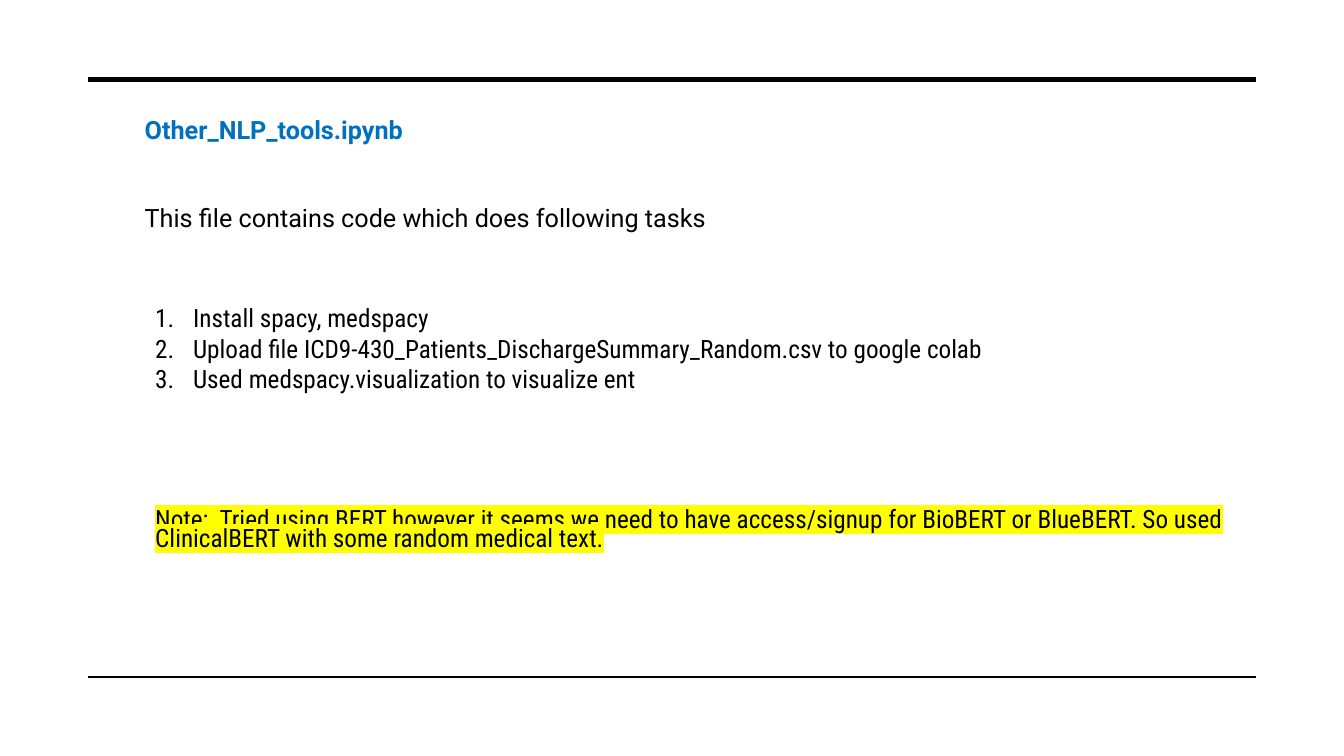
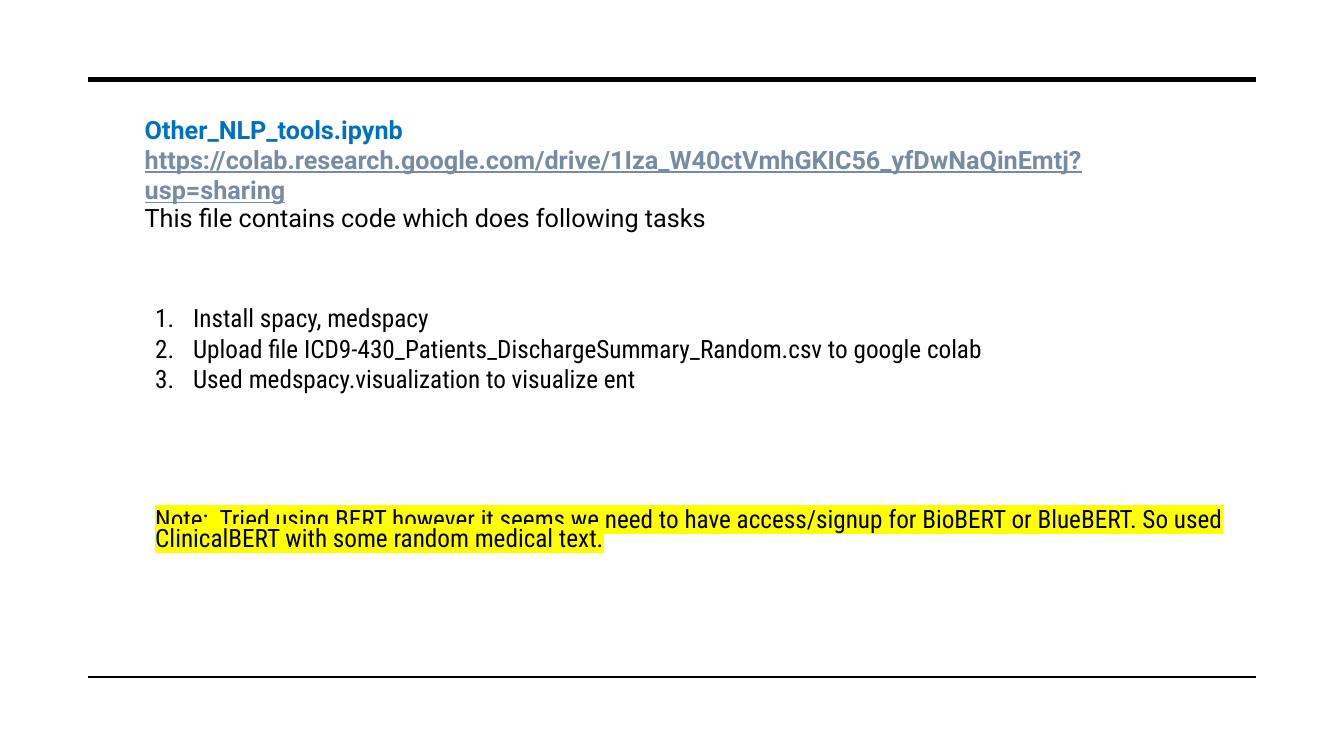
Before and after one commit to akshayuta/MIMIC_NLP, a slide deck: slide 7 of MIMIC_NLP_Assignemnt_ppt.pptx. Drawn at 1344x756 pixels with LibreOffice and Linux fonts; fonts in the diff are those of the drawing. Boxes give left, top, right and bottom in pixels: in the first picture for what was removed or moved away, otherwise in the second. Text is boxed around its words. In the diff, an @@ line names an element or a change of style, - is before the commit and + after.

```diff
--- a/MIMIC_NLP_Assignemnt_ppt.pptx
+++ b/MIMIC_NLP_Assignemnt_ppt.pptx
@@ text at bbox=[145, 150, 1082, 204]: paragraph added @@
+https://colab.research.google.com/drive/1Iza_W40ctVmhGKIC56_yfDwNaQinEmtj?usp=sharing
```
Also in this commit, not shown: 4 other slides changed.
